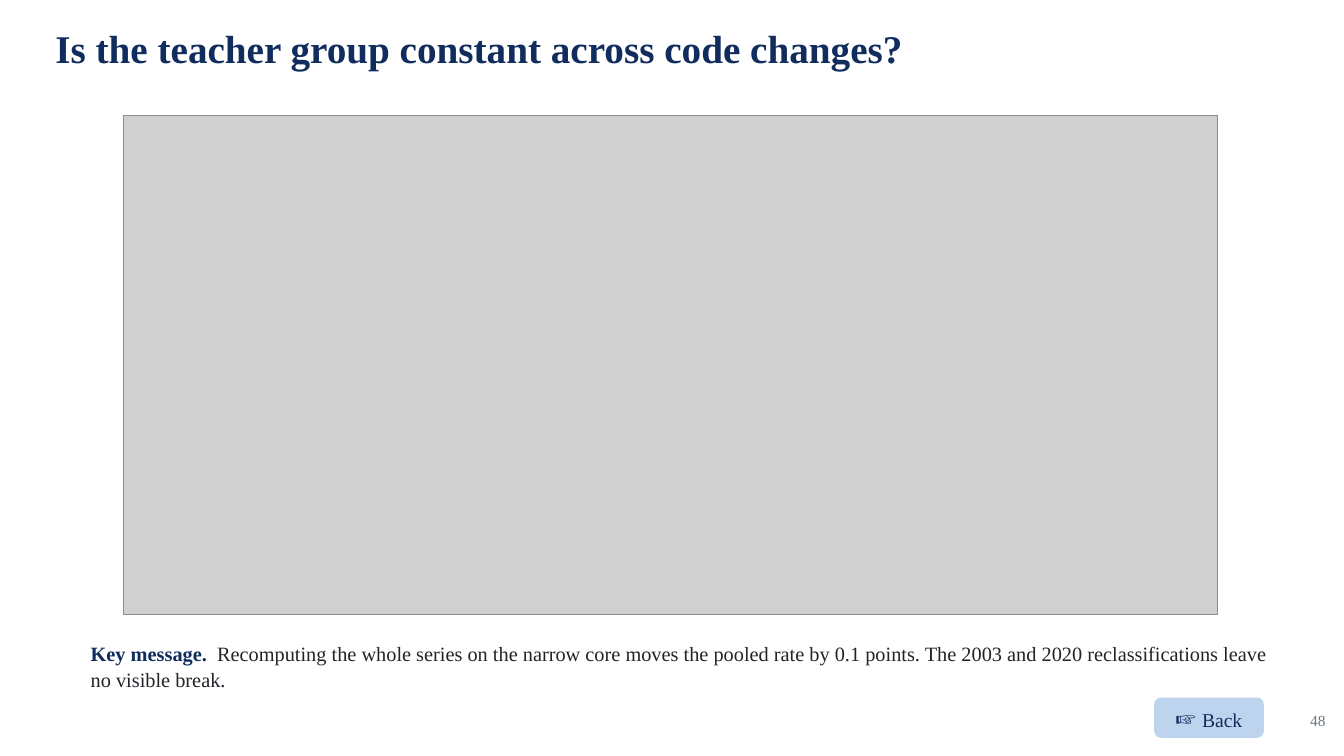
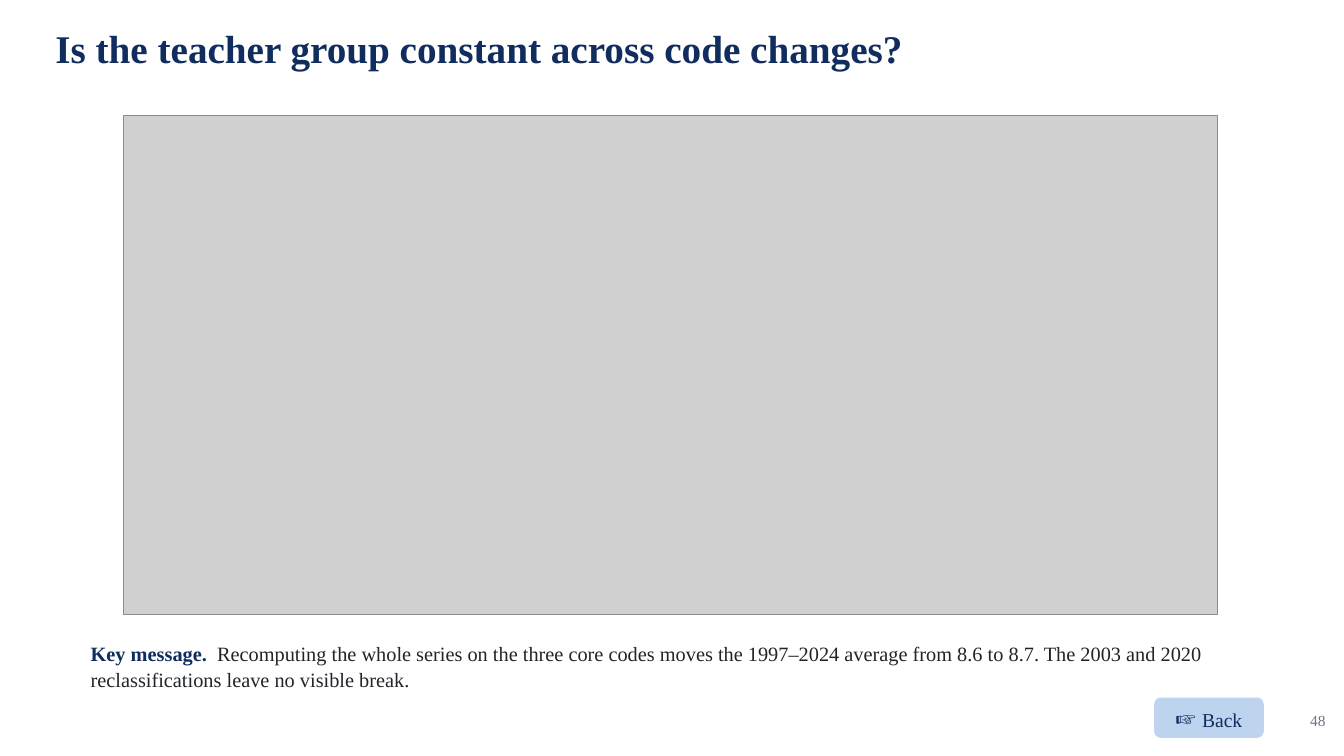
Before and after one commit to jedr1-ship-it/Alternative-Pathways----Quant, a slide deck: slide 48 of report/data_cluster/Proyect_US_cluster.pptx. Drawn at 1344x756 pixels with LibreOffice and Linux fonts; fonts in the diff are those of the drawing; grey boxes stand for pictures. Boxes give left, top, right and bottom in pixels: in the first picture for what was removed or moved away, otherwise in the second. Text is boxed around its words. In the diff, an @@ line names an element or a change of style, - is before the commit and + after.

```diff
--- a/report/data_cluster/Proyect_US_cluster.pptx
+++ b/report/data_cluster/Proyect_US_cluster.pptx
@@ text at bbox=[91, 646, 1202, 688]: text changed @@
-Key message. Recomputing the whole series on the narrow core moves the pooled rate by 0.1 points. The 2003 and 2020 reclassifications leave no visible break.
+Key message. Recomputing the whole series on the three core codes moves the 1997–2024 average from 8.6 to 8.7. The 2003 and 2020 reclassifications leave no visible break.
```
Also in this commit, not shown: 1 other slide changed, 13 other files.
